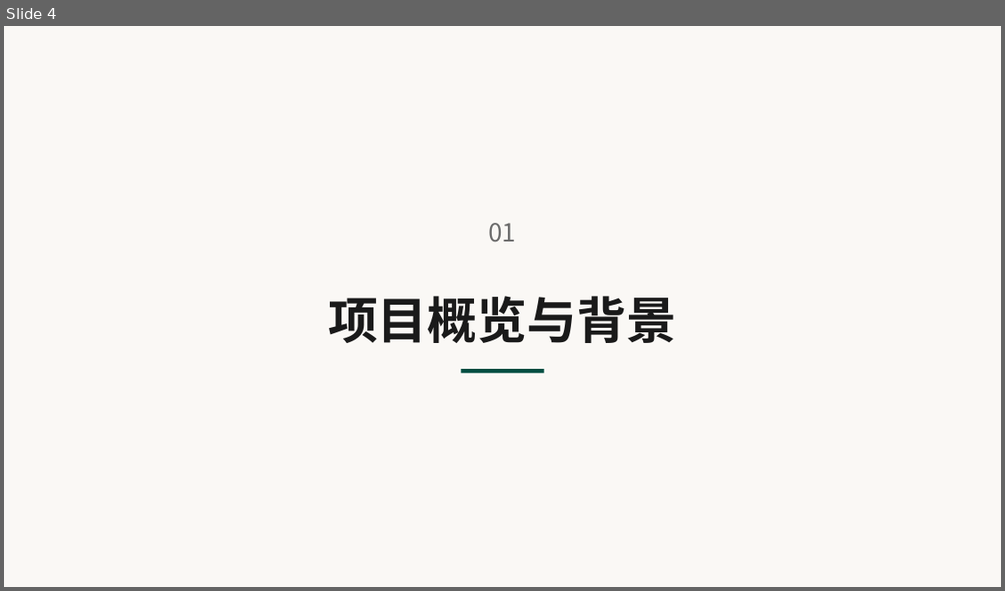
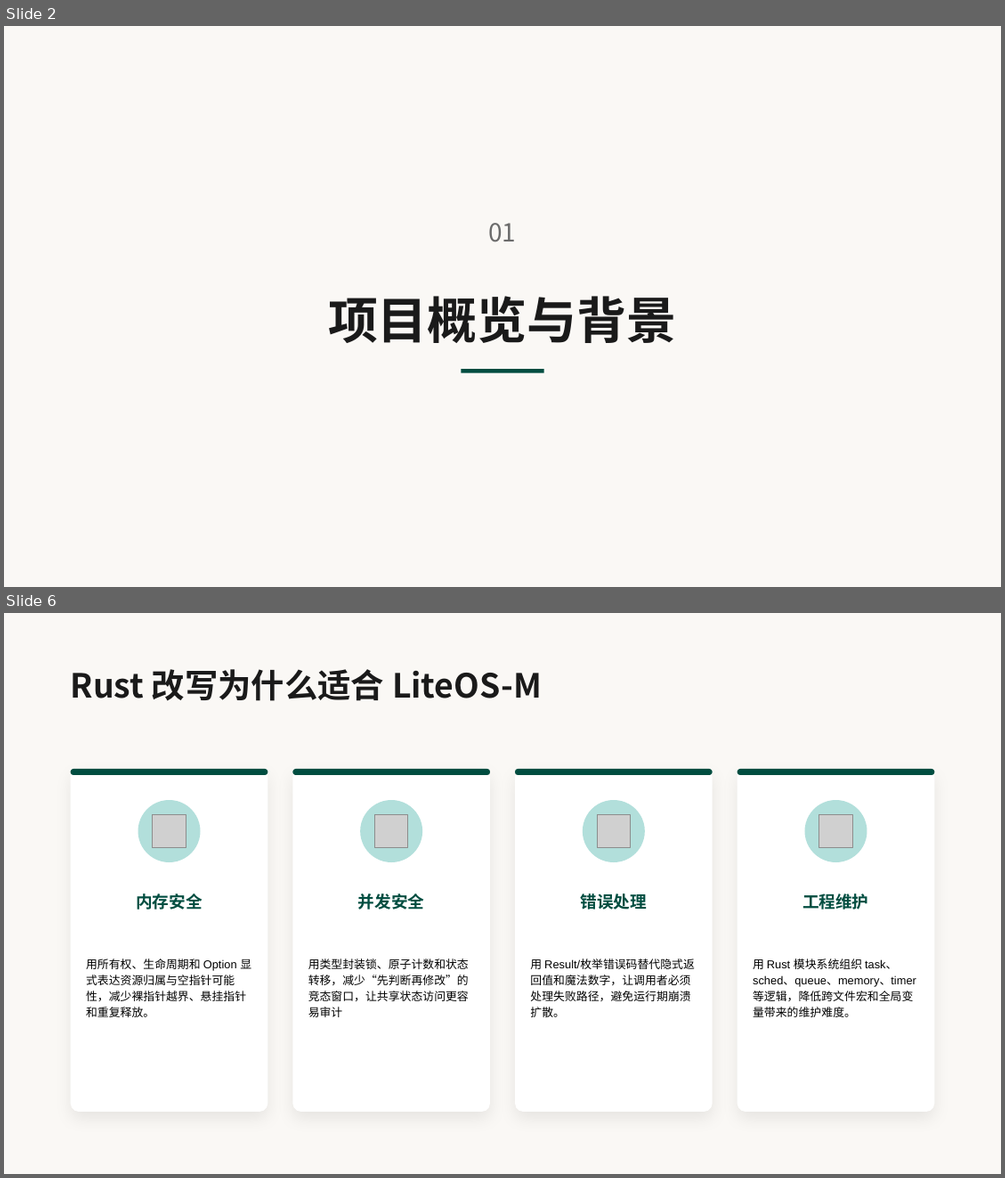
Before and after one commit to OSH-2026/Vexilon, a slide deck: docs/Vexilon项目汇报：基于Rust与IronClaw重构LiteOS-M内核.pptx. Shown one above the other, each under a label of ours: slide 4 before the commit, slides 2 and 6 after it; the slides between them are not shown. The pictures are 1005x591 and 1005x1178 pixels, drawn with LibreOffice and Linux fonts; fonts in the diff are those of the drawing; grey boxes stand for pictures. Boxes give left, top, right and bottom in pixels: in the first picture for what was removed or moved away, otherwise in the second. Text is boxed around its words. In the diff, an @@ line names an element or a change of style, - is before the commit and + after.

Commit message:
修改了ppt文件

```diff
--- a/docs/Vexilon项目汇报：基于Rust与IronClaw重构LiteOS-M内核.pptx
+++ b/docs/Vexilon项目汇报：基于Rust与IronClaw重构LiteOS-M内核.pptx
@@ slide 6 added at [4, 613, 1001, 1174], background #FAF8F5 @@
@@ text added at [71, 669, 542, 701], 32 pt, text #1A1A1A, bold @@
+Rust 改写为什么适合 LiteOS-M
@@ rounded rectangle added at [71, 769, 268, 1111], fill #FFFFFF @@
@@ rounded rectangle added at [71, 769, 268, 774], fill #004D40 @@
@@ rounded rectangle added at [292, 769, 490, 1111], fill #FFFFFF @@
@@ rounded rectangle added at [292, 769, 490, 774], fill #004D40 @@
@@ rounded rectangle added at [515, 769, 712, 1111], fill #FFFFFF @@
@@ rounded rectangle added at [515, 769, 712, 774], fill #004D40 @@
@@ rounded rectangle added at [737, 769, 935, 1111], fill #FFFFFF @@
@@ rounded rectangle added at [737, 769, 935, 774], fill #004D40 @@
@@ ellipse added at [138, 800, 200, 862], fill #B2DFDB @@
@@ picture added at [153, 814, 186, 847] @@
@@ ellipse added at [360, 800, 422, 862], fill #B2DFDB @@
@@ picture added at [375, 814, 408, 847] @@
@@ ellipse added at [582, 800, 645, 862], fill #B2DFDB @@
@@ picture added at [597, 814, 630, 847] @@
@@ ellipse added at [805, 800, 867, 862], fill #B2DFDB @@
@@ picture added at [819, 814, 852, 847] @@
@@ text added at [136, 893, 202, 909], 16 pt, text #004D40, bold @@
+内存安全
@@ text added at [358, 893, 424, 909], 16 pt, text #004D40, bold @@
+并发安全
@@ text added at [581, 893, 647, 909], 16 pt, text #004D40, bold @@
+错误处理
@@ text added at [802, 893, 868, 909], 16 pt, text #004D40, bold @@
+工程维护
@@ text added at [86, 958, 251, 1017], 11 pt, text #000000 @@
+用所有权、生命周期和 Option 显式表达资源归属与空指针可能性，减少裸指针越界、悬挂指针和重复释放。
@@ text added at [308, 958, 469, 1017], 11 pt, text #000000 @@
+用类型封装锁、原子计数和状态转移，减少“先判断再修改”的竞态窗口，让共享状态访问更容易审计
@@ text added at [530, 959, 695, 1017], 11 pt, text #000000 @@
+用 Result/枚举错误码替代隐式返回值和魔法数字，让调用者必须处理失败路径，避免运行期崩溃扩散。
@@ text added at [752, 958, 916, 1017], 11 pt, text #000000 @@
+用 Rust 模块系统组织 task、sched、queue、memory、timer 等逻辑，降低跨文件宏和全局变量带来的维护难度。
@@ what was slide 4 is now slide 2 @@
```
Also in this commit, not shown: 8 slides changed, 9 other slides added, 11 slides removed.
